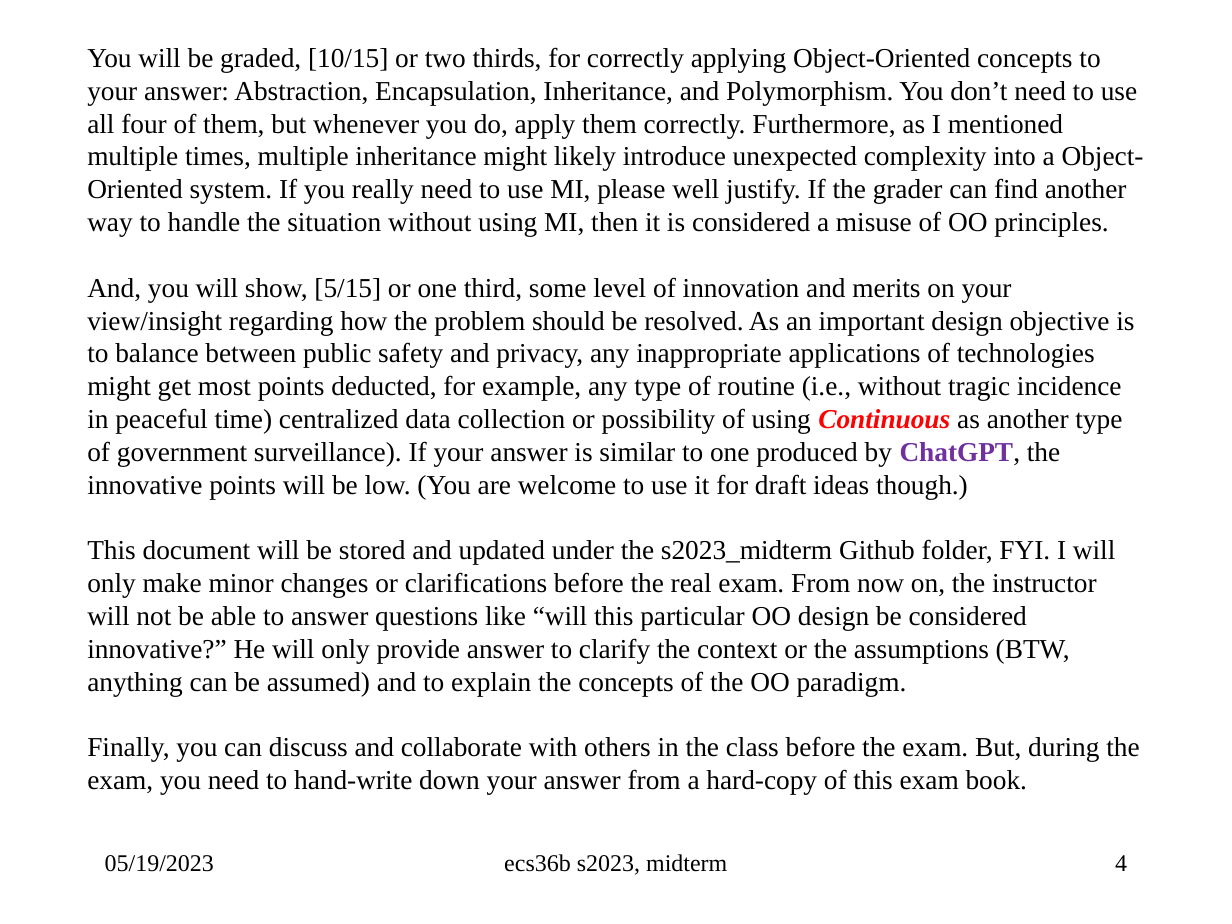
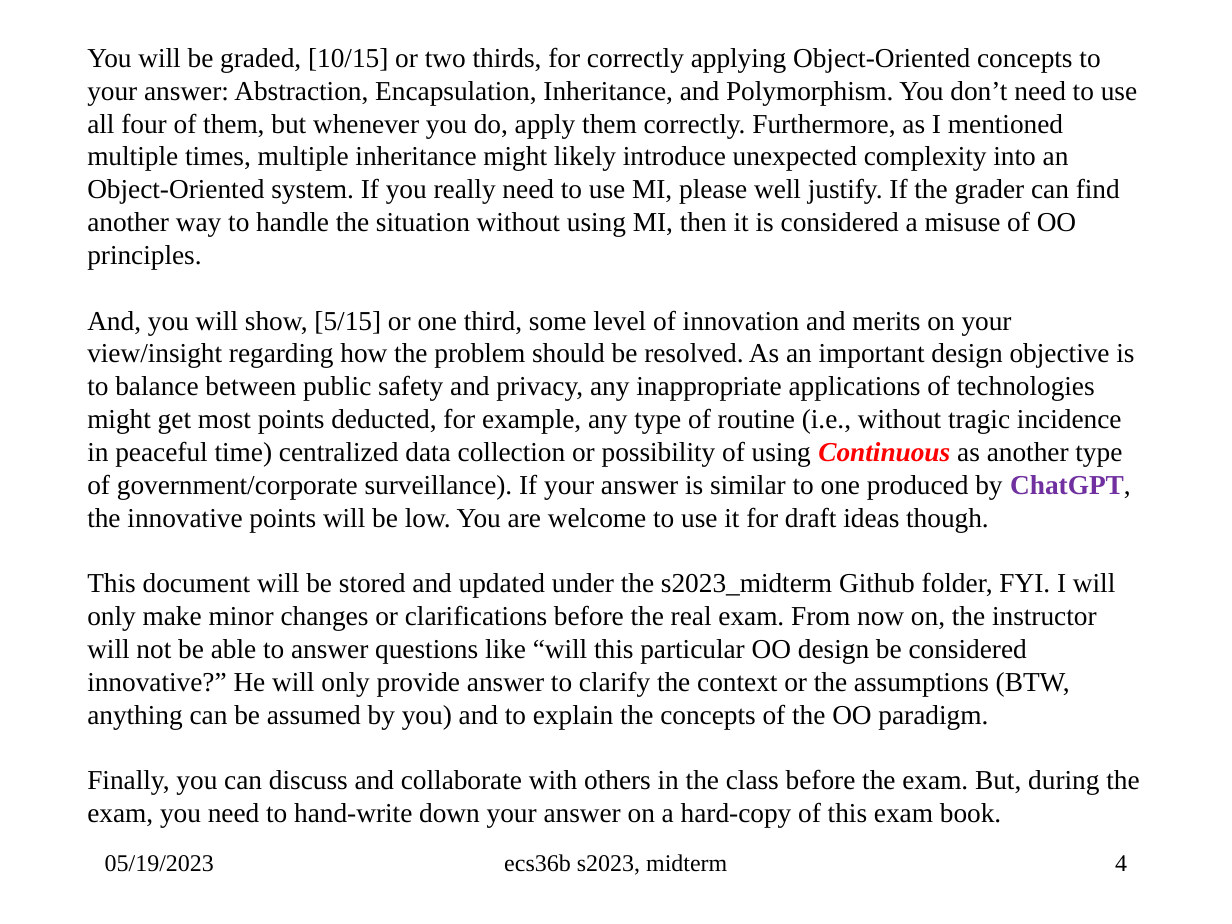
Before and after one commit to sfelixwu/s2023_midterm, a slide deck: slide 4 of ecs36b_s2023_midterm.pptx. Drawn at 1232x924 pixels with LibreOffice and Linux fonts; fonts in the diff are those of the drawing. Boxes give left, top, right and bottom in pixels: in the first picture for what was removed or moved away, otherwise in the second. Text is boxed around its words. In the diff, an @@ line names an element or a change of style, - is before the commit and + after.

```diff
--- a/ecs36b_s2023_midterm.pptx
+++ b/ecs36b_s2023_midterm.pptx
@@ text at [87, 47, 1139, 827]: text changed @@
-You will be graded, [10/15] or two thirds, for correctly applying Object-Oriented concepts to your answer: Abstraction, Encapsulation, Inheritance, and Polymorphism. You don’t need to use all four of them, but whenever you do, apply them correctly. Furthermore, as I mentioned multiple times, multiple inheritance might likely introduce unexpected complexity into a Object-Oriented system. If you really need to use MI, please well justify. If the grader can find another way to handle the situation without using MI, then it is considered a misuse of OO principles.
-And, you will show, [5/15] or one third, some level of innovation and merits on your view/insight regarding how the problem should be resolved. As an important design objective is to balance between public safety and privacy, any inappropriate applications of technologies might get most points deducted, for example, any type of routine (i.e., without tragic incidence in peaceful time) centralized data collection or possibility of using Continuous as another type of government surveillance). If your answer is similar to one produced by ChatGPT, the innovative points will be low. (You are welcome to use it for draft ideas though.)
-This document will be stored and updated under the s2023_midterm Github folder, FYI. I will only make minor changes or clarifications before the real exam. From now on, the instructor will not be able to answer questions like “will this particular OO design be considered innovative?” He will only provide answer to clarify the context or the assumptions (BTW, anything can be assumed) and to explain the concepts of the OO paradigm.
-Finally, you can discuss and collaborate with others in the class before the exam. But, during the exam, you need to hand-write down your answer from a hard-copy of this exam book.
+You will be graded, [10/15] or two thirds, for correctly applying Object-Oriented concepts to your answer: Abstraction, Encapsulation, Inheritance, and Polymorphism. You don’t need to use all four of them, but whenever you do, apply them correctly. Furthermore, as I mentioned multiple times, multiple inheritance might likely introduce unexpected complexity into an Object-Oriented system. If you really need to use MI, please well justify. If the grader can find another way to handle the situation without using MI, then it is considered a misuse of OO principles.
+And, you will show, [5/15] or one third, some level of innovation and merits on your view/insight regarding how the problem should be resolved. As an important design objective is to balance between public safety and privacy, any inappropriate applications of technologies might get most points deducted, for example, any type of routine (i.e., without tragic incidence in peaceful time) centralized data collection or possibility of using Continuous as another type of government/corporate surveillance). If your answer is similar to one produced by ChatGPT, the innovative points will be low. You are welcome to use it for draft ideas though.
+This document will be stored and updated under the s2023_midterm Github folder, FYI. I will only make minor changes or clarifications before the real exam. From now on, the instructor will not be able to answer questions like “will this particular OO design be considered innovative?” He will only provide answer to clarify the context or the assumptions (BTW, anything can be assumed by you) and to explain the concepts of the OO paradigm.
+Finally, you can discuss and collaborate with others in the class before the exam. But, during the exam, you need to hand-write down your answer on a hard-copy of this exam book.
```
Also in this commit, not shown: 1 other slide changed.
